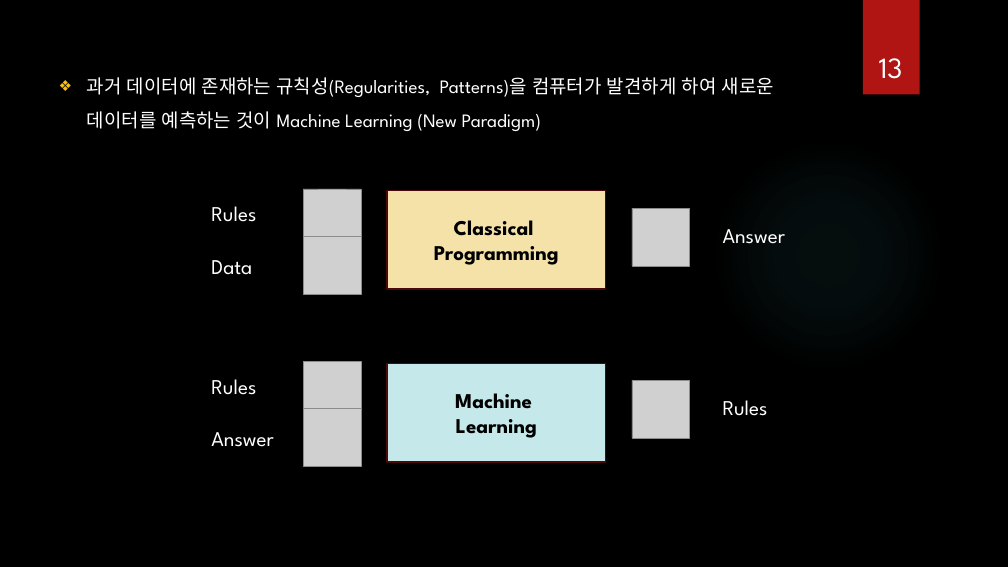
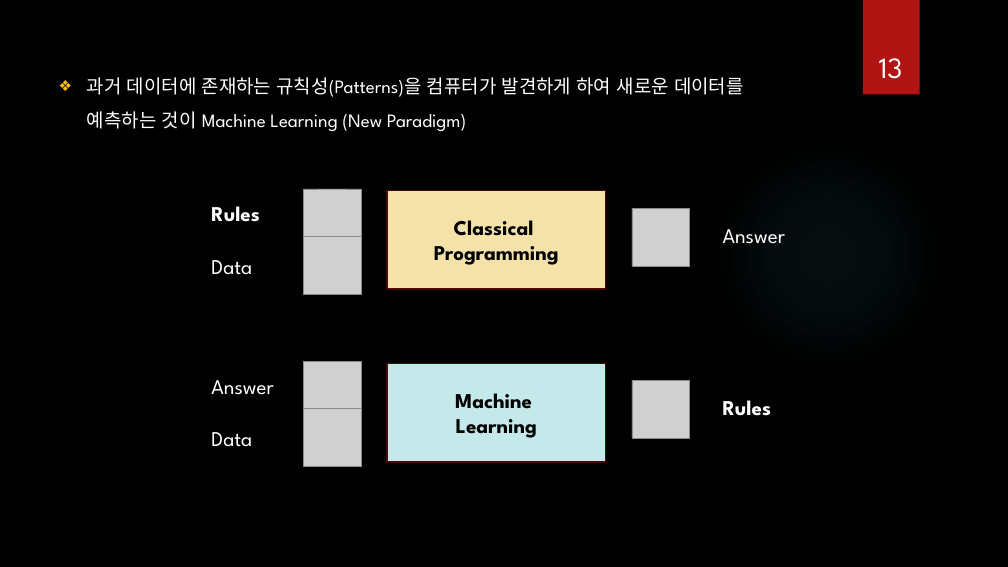
Before and after one commit to ancestor9/Introduction-to-BigData-Analysis, a slide deck: slide 13 of AI 역량강화.pptx. Drawn at 1008x567 pixels with LibreOffice and Linux fonts; fonts in the diff are those of the drawing; grey boxes stand for pictures; background and template pictures are left out. Boxes give left, top, right and bottom in pixels: in the first picture for what was removed or moved away, otherwise in the second. Text is boxed around its words. In the diff, an @@ line names an element or a change of style, - is before the commit and + after.

```diff
--- a/AI 역량강화.pptx
+++ b/AI 역량강화.pptx
@@ text at (87,77,744,131): text changed @@
-❖ 과거 데이터에 존재하는 규칙성(Regularities, Patterns)을 컴퓨터가 발견하게 하여 새로운 데이터를 예측하는 것이 Machine Learning (New Paradigm)
+❖ 과거 데이터에 존재하는 규칙성(Patterns)을 컴퓨터가 발견하게 하여 새로운 데이터를 예측하는 것이 Machine Learning (New Paradigm)
@@ text "Rules" at (211,206,260,222): bold on @@
@@ text "Answer": place and size @@
-text "Answer" at (211,432,273,447)
+text "Answer" at (211,380,273,395)
@@ text removed at (211,379,256,395) @@
-Rules
@@ text "Rules" at (723,400,772,416): bold on @@
@@ text added at (211,432,252,447), 20 pt, text #FFFFFF @@
+Data
```
Also in this commit, not shown: 20 other slides changed, 1 other file.
